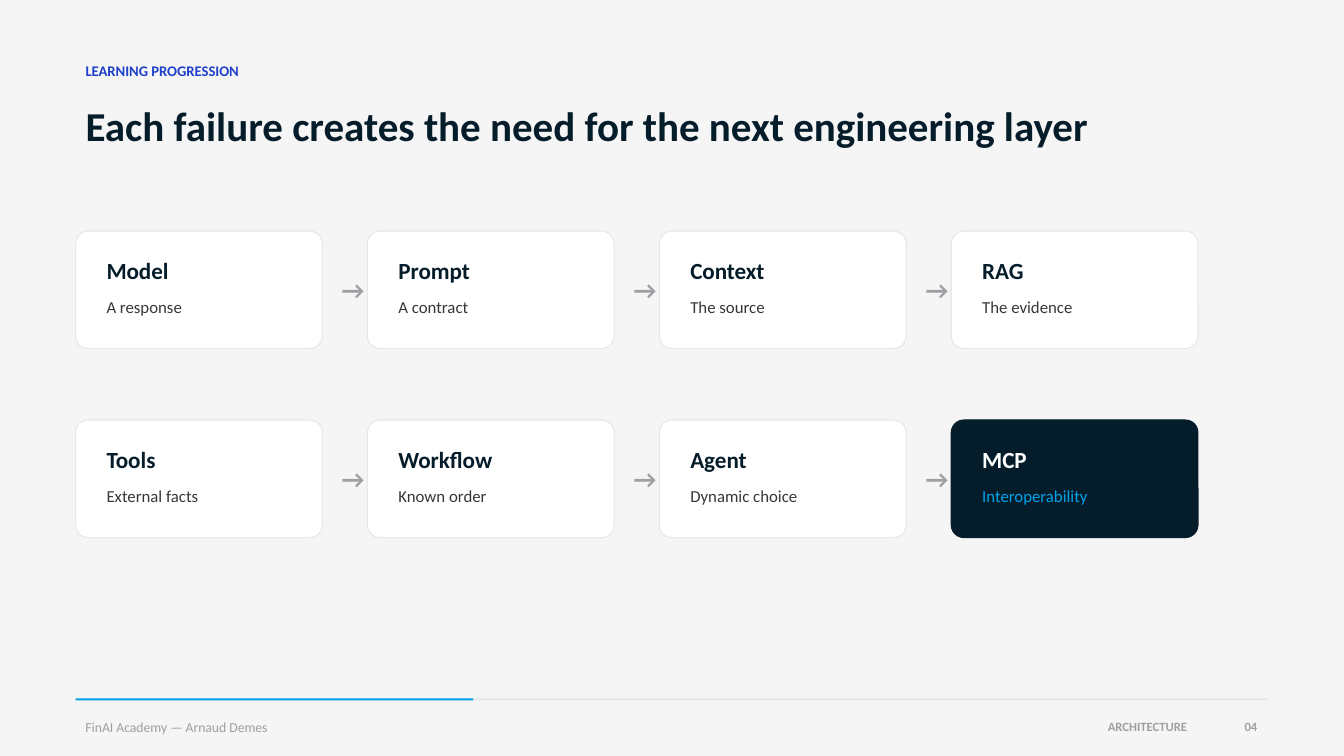
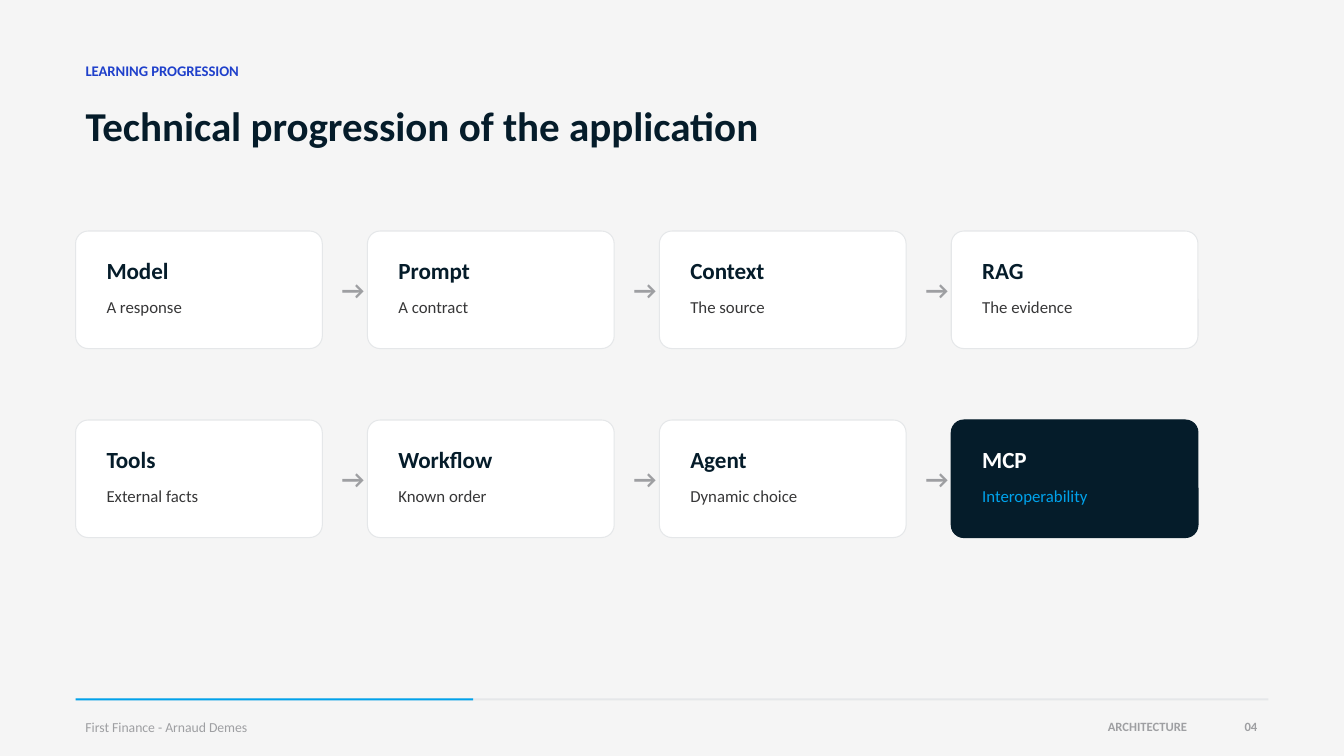
Before and after one commit to Nonocho/finai-academy, a slide deck: slide 4 of decks/00-course-introduction.pptx. Drawn at 1344x756 pixels with LibreOffice and Linux fonts; fonts in the diff are those of the drawing. Boxes give left, top, right and bottom in pixels: in the first picture for what was removed or moved away, otherwise in the second. Text is boxed around its words. In the diff, an @@ line names an element or a change of style, - is before the commit and + after.

```diff
--- a/decks/00-course-introduction.pptx
+++ b/decks/00-course-introduction.pptx
@@ text at bbox=[86, 112, 758, 148]: text changed @@
-Each failure creates the need for the next engineering layer
+Technical progression of the application
@@ text at bbox=[85, 722, 247, 732]: text changed @@
-FinAI Academy — Arnaud Demes
+First Finance - Arnaud Demes
```
Also in this commit, not shown: 11 other slides changed, 1 other file.
